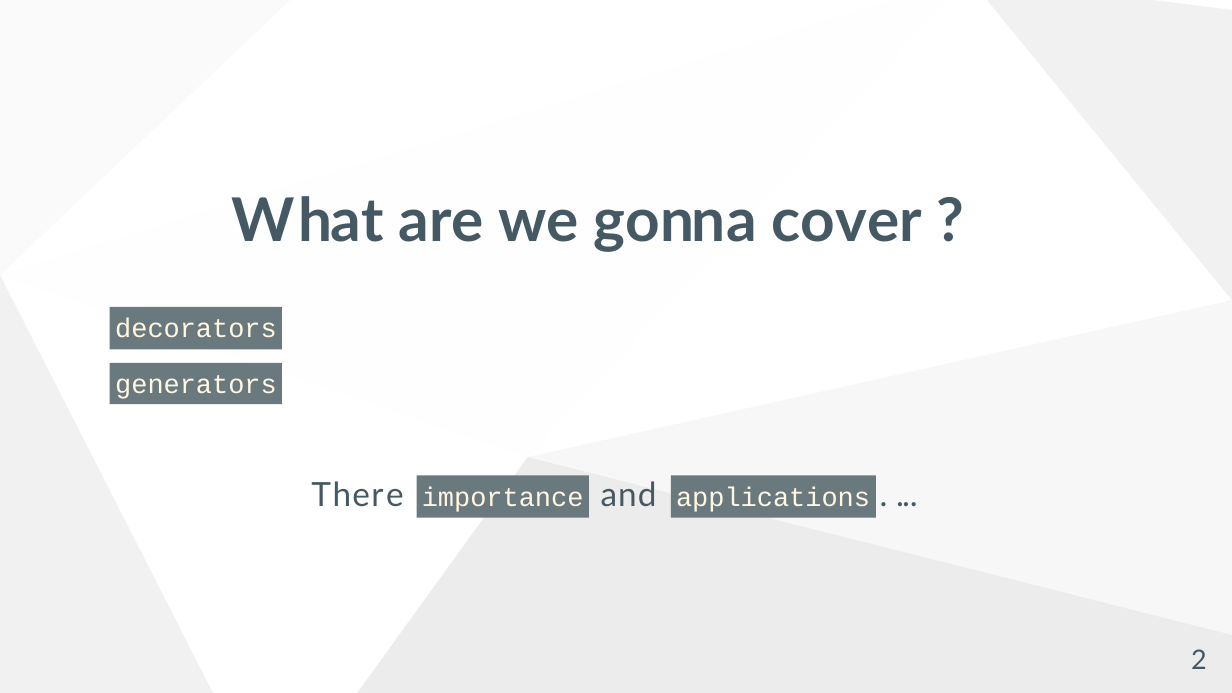
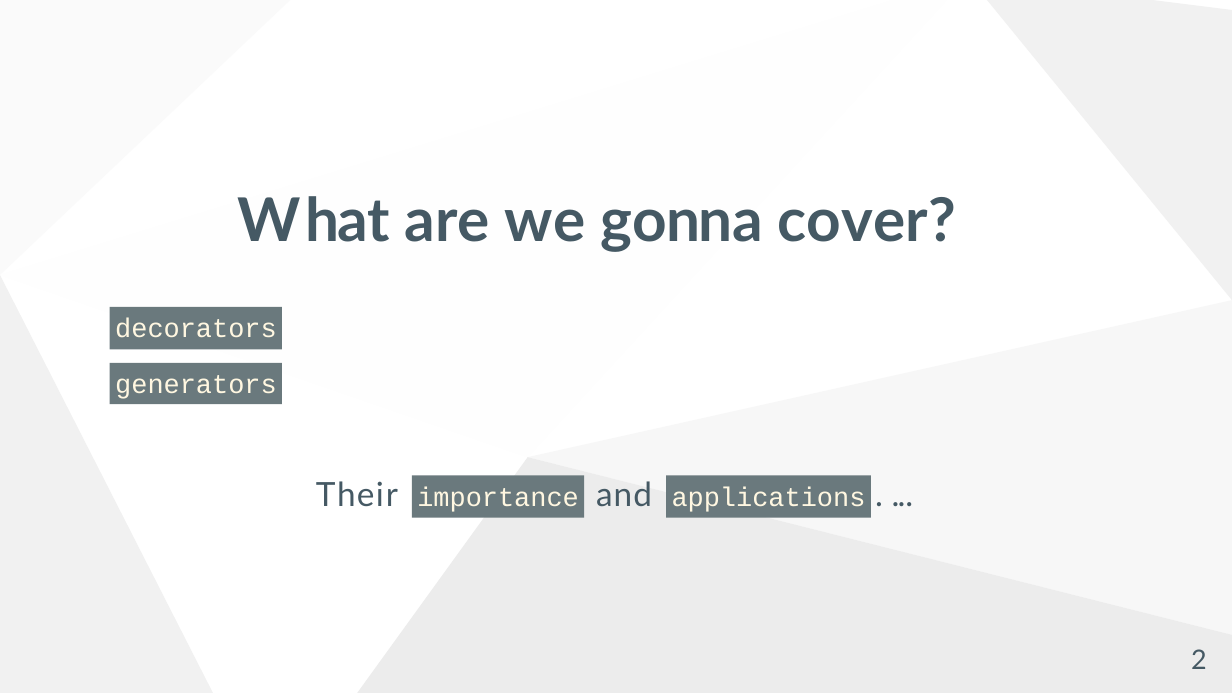
Before and after one commit to mwhorse46/pyconf_2022_decorators_generators_workshop, a slide deck: slide 2 of slideshow.pptx. Drawn at 1232x693 pixels with LibreOffice and Linux fonts; fonts in the diff are those of the drawing; background and template pictures are left out. Boxes give left, top, right and bottom in pixels: in the first picture for what was removed or moved away, otherwise in the second. Text is boxed around its words. In the diff, an @@ line names an element or a change of style, - is before the commit and + after.

```diff
--- a/slideshow.pptx
+++ b/slideshow.pptx
@@ title at box(238, 196, 956, 252): spaces changed @@
-What are we gonna cover ?
+What are we gonna cover?
@@ 2 rectangles, 2 texts: place and size @@
-2 rectangles, 2 texts at box(417, 471, 921, 518)
+2 rectangles, 2 texts at box(412, 471, 917, 518)
@@ text at box(316, 481, 398, 506): text changed @@
-There
+Their
```
Also in this commit, not shown: 12 other slides changed, 2 other files.
